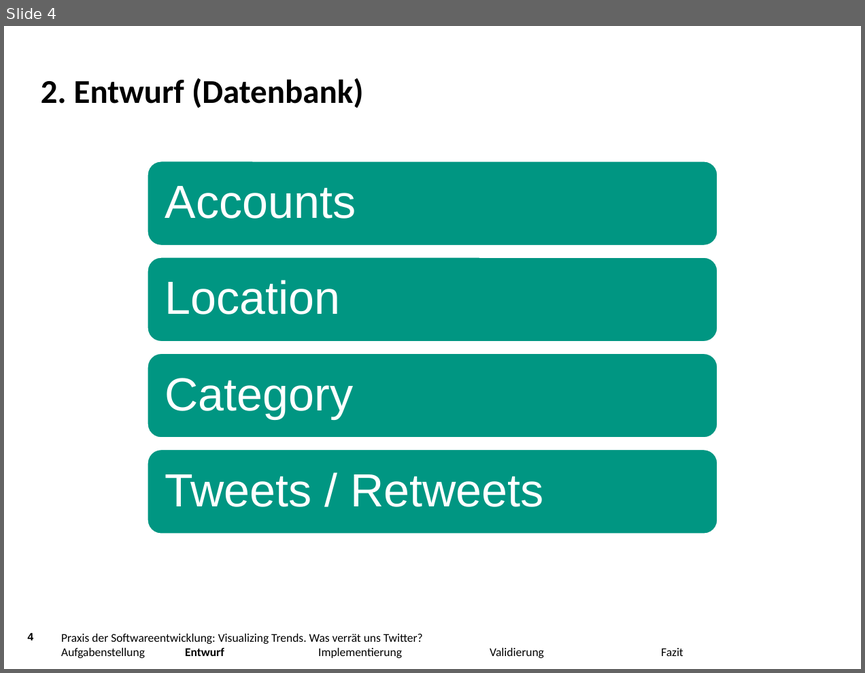
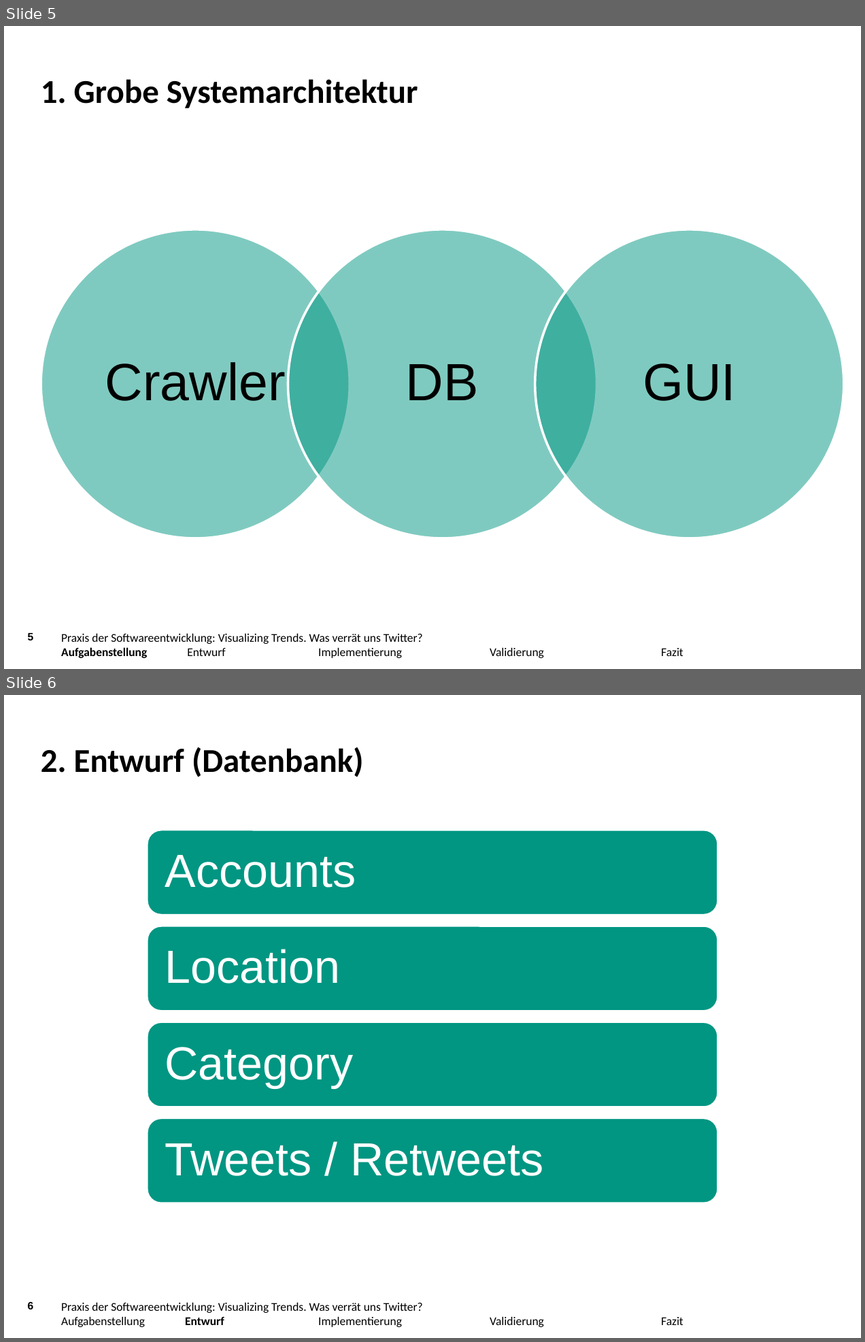
Before and after one commit to jaasmiin/twitterPSE, a slide deck: doc/abschlusspräsentation/pres.pptx. Shown one above the other, each under a label of ours: slide 4 before the commit, slides 5 and 6 after it. The pictures are 865x673 and 865x1342 pixels, drawn with LibreOffice and Linux fonts; fonts in the diff are those of the drawing; background and template pictures are left out. Boxes give left, top, right and bottom in pixels: in the first picture for what was removed or moved away, otherwise in the second. Text is boxed around its words. In the diff, an @@ line names an element or a change of style, - is before the commit and + after.

Commit message:
Aufgabenstellung ausführlicher beschrieben & bildlicher
+ Systemarchitektur vereinfacht dargestellt

```diff
--- a/doc/abschlusspräsentation/pres.pptx
+++ b/doc/abschlusspräsentation/pres.pptx
@@ slide 5 added at (x1=4, y1=26, x2=861, y2=669), background picture (left out); not listed: 1 template element that a slide beside it also shows @@
@@ title added at (x1=41, y1=79, x2=418, y2=108), 28 pt, text #000000, bold @@
+1. Grobe Systemarchitektur
@@ group added at (x1=41, y1=229, x2=844, y2=537): 3 ellipses, 3 texts @@
+Crawler
+DB
+GUI
@@ text added at (x1=61, y1=633, x2=683, y2=658), 10 pt, text #000000 @@
+Praxis der Softwareentwicklung: Visualizing Trends. Was verrät uns Twitter?
+Aufgabenstellung Entwurf Implementierung Validierung Fazit
@@ what was slide 4 is now slide 6 @@
@@ page number at (x1=28, y1=1302, x2=34, y2=1309): text changed @@
-4
+6
```
Also in this commit, not shown: 2 slides changed, 2 other slides added.
